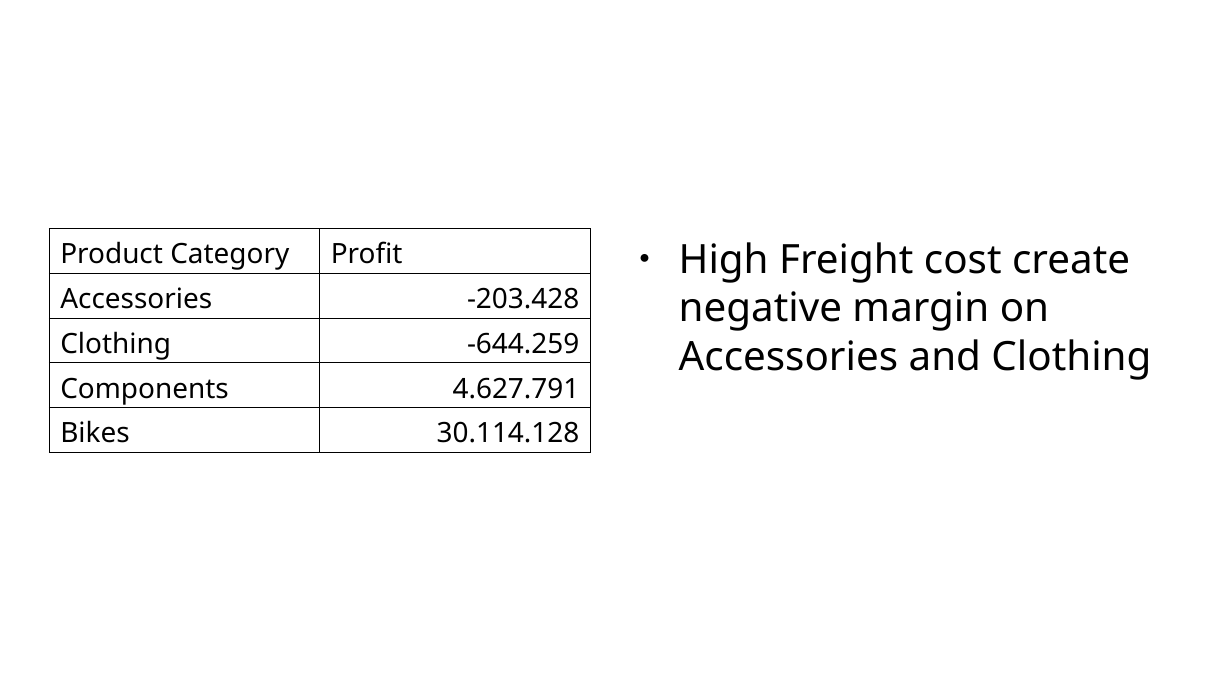
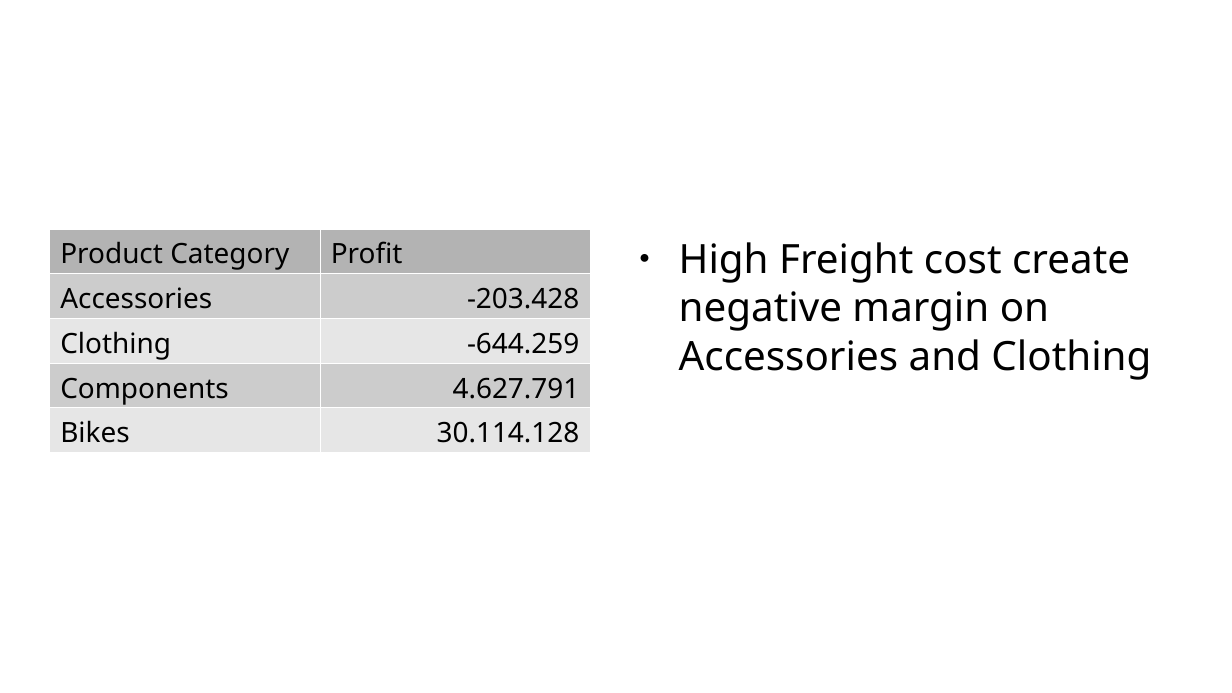
Before and after one commit to smoonem/adventure_works_task, a slide deck: slide 4 of Adventure_Works_Presentation.odp. Drawn at 1232x693 pixels with LibreOffice and Linux fonts; fonts in the diff are those of the drawing; background and template pictures are left out. Boxes give left, top, right and bottom in pixels: in the first picture for what was removed or moved away, otherwise in the second. Text is boxed around its words. In the diff, an @@ line names an element or a change of style, - is before the commit and + after.

```diff
--- a/Adventure_Works_Presentation.odp
+++ b/Adventure_Works_Presentation.odp
@@ table at <box>49,229,590,476</box> @@
@@ fill none to #B3B3B3 in row 1 @@
@@ fill none to #CCCCCC in 4 cells @@
@@ fill none to #E6E6E6 in 4 cells @@
@@ borders changed @@
```
Also in this commit, not shown: 4 other slides changed.
